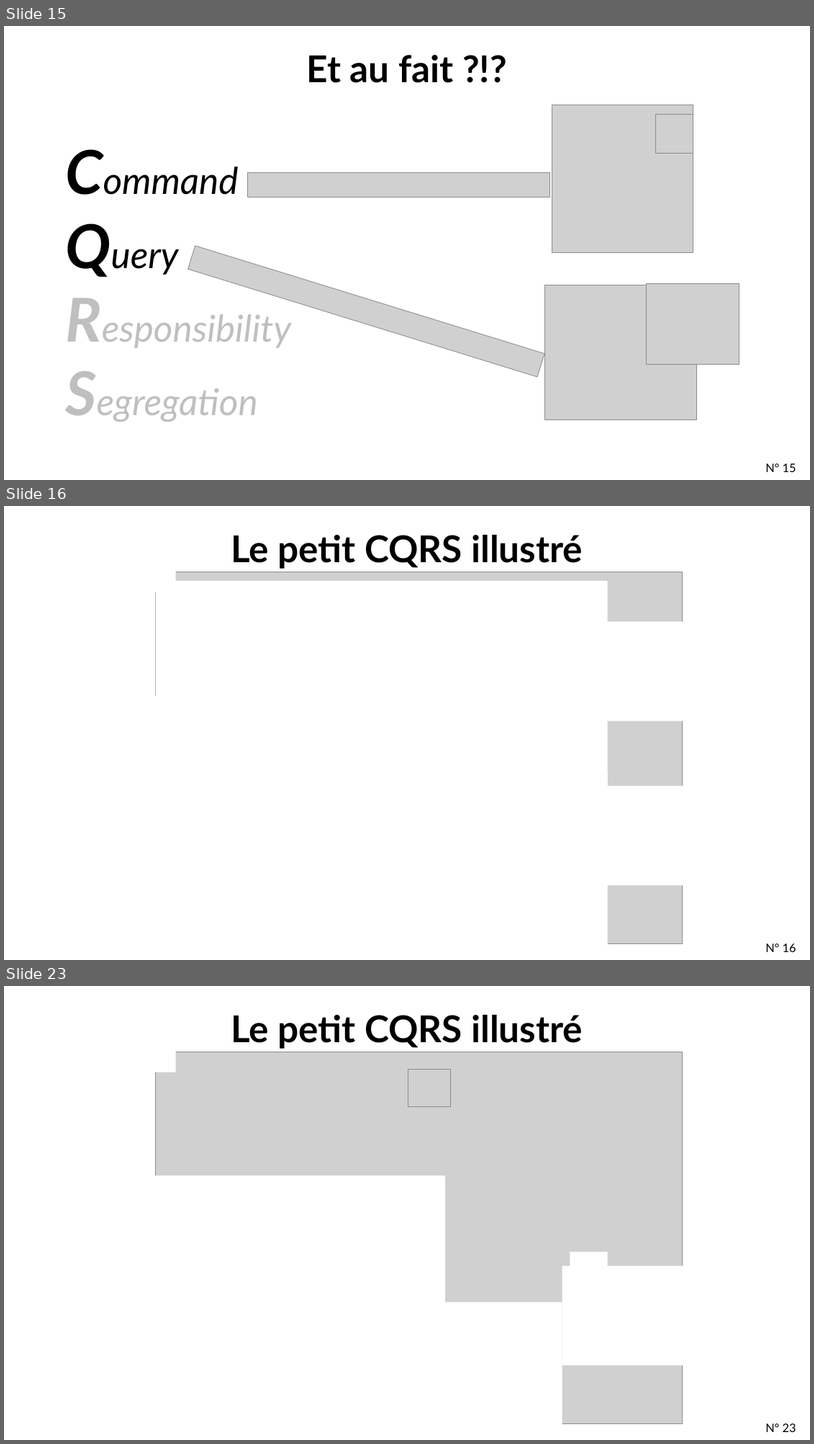
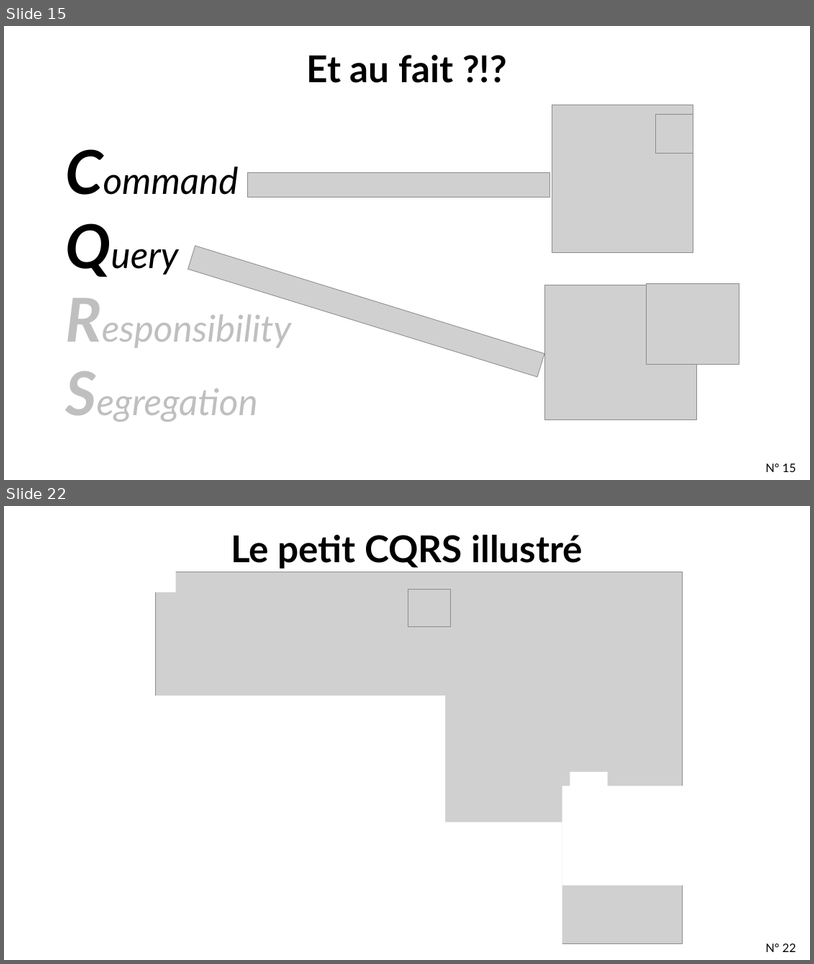
Before and after one commit to tpierrain/CQRS-slides, a slide deck: french/DecouvrirCQRSparLaPratique.pptx. Shown one above the other, each under a label of ours: slides 15, 16 and 23 before the commit, slides 15 and 22 after it; the slides between them are not shown. The pictures are 814x1444 and 814x964 pixels, drawn with LibreOffice and Linux fonts; fonts in the diff are those of the drawing; grey boxes stand for pictures; background and template pictures are left out. Boxes give left, top, right and bottom in pixels: in the first picture for what was removed or moved away, otherwise in the second. Text is boxed around its words. In the diff, an @@ line names an element or a change of style, - is before the commit and + after.

```diff
--- a/french/DecouvrirCQRSparLaPratique.pptx
+++ b/french/DecouvrirCQRSparLaPratique.pptx
@@ slide 16 removed at bbox=[4, 506, 810, 960], background #FFFFFF @@
@@ title removed at bbox=[231, 535, 583, 569] @@
-Le petit CQRS illustré
@@ rectangle removed at bbox=[147, 562, 176, 592] @@
@@ picture removed at bbox=[156, 572, 684, 944] @@
@@ rectangle removed at bbox=[156, 581, 608, 947] @@
@@ rectangle removed at bbox=[570, 621, 758, 721] @@
@@ rectangle removed at bbox=[134, 695, 445, 947] @@
@@ rectangle removed at bbox=[563, 786, 750, 885] @@
@@ rectangle removed at bbox=[570, 772, 608, 871] @@
@@ page number removed at bbox=[766, 943, 797, 952] @@
-N° 16
@@ what was slide 23 is now slide 22 @@
@@ page number at bbox=[766, 943, 797, 952]: text changed @@
-N° 23
+N° 22
```
Also in this commit, not shown: 7 slides changed, 1 other file.
